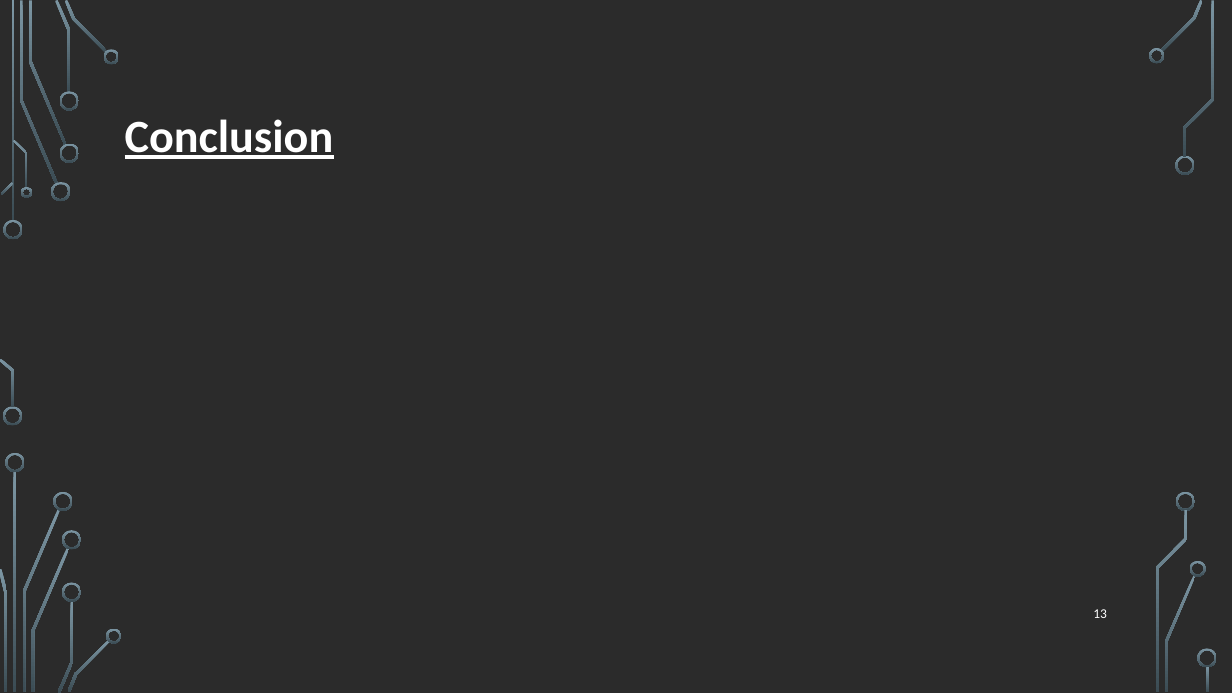
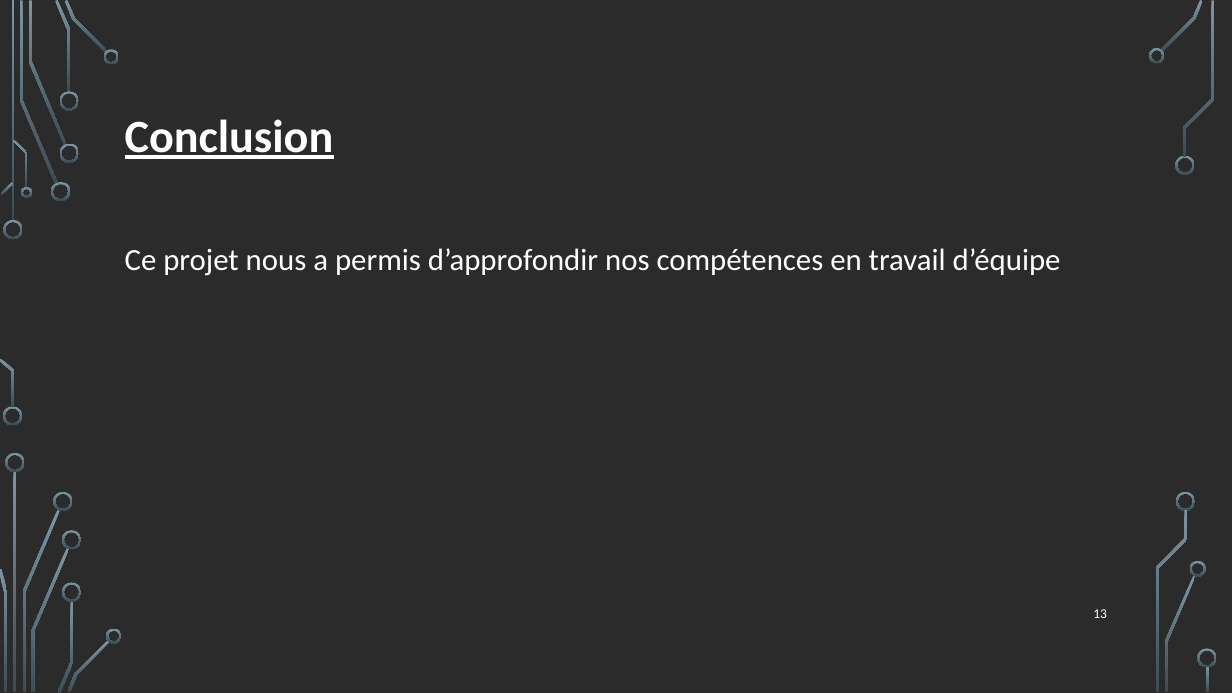
Before and after one commit to SarahGumaa/PPE2, a slide deck: slide 13 of Project-Personnalisé-Encadrée .pptx. Drawn at 1232x693 pixels with LibreOffice and Linux fonts; fonts in the diff are those of the drawing; background and template pictures are left out; a plain dark background stands for a picture behind light text. Boxes give left, top, right and bottom in pixels: in the first picture for what was removed or moved away, otherwise in the second. Text is boxed around its words. In the diff, an @@ line names an element or a change of style, - is before the commit and + after.

Commit message:
pp

```diff
--- a/Project-Personnalisé-Encadrée .pptx
+++ b/Project-Personnalisé-Encadrée .pptx
@@ text added at (125, 248, 1061, 276), 24 pt, text #FFFFFF @@
+Ce projet nous a permis d’approfondir nos compétences en travail d’équipe
```
Also in this commit, not shown: 2 other slides changed.
